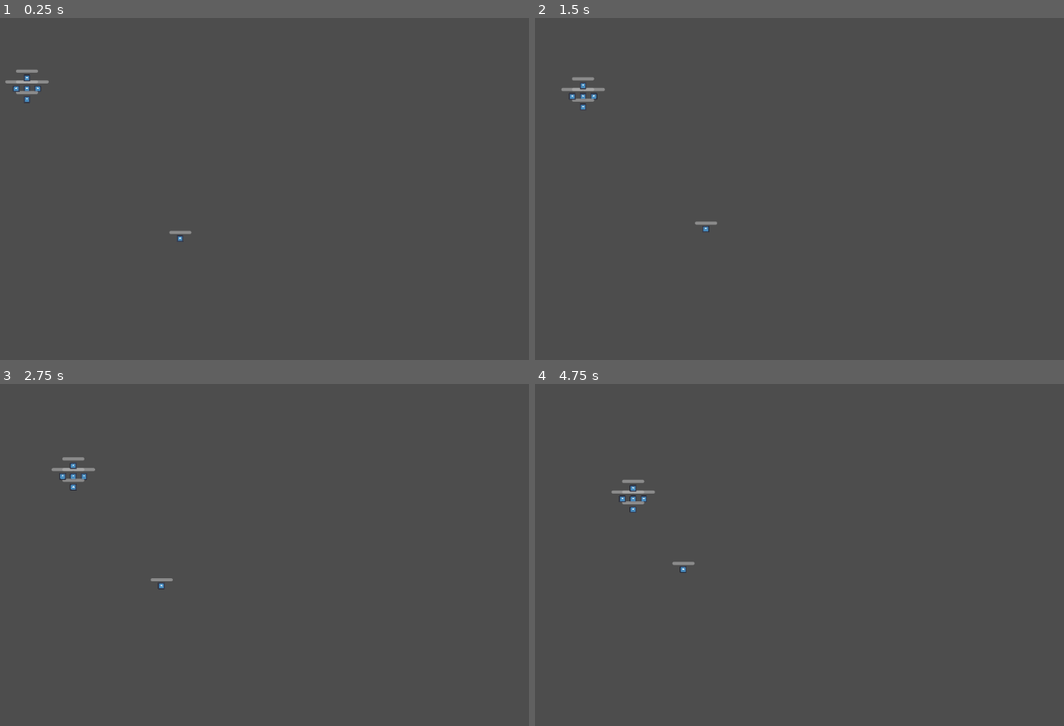
Above: before the commit, frames 1-4 (two rows, left to right).
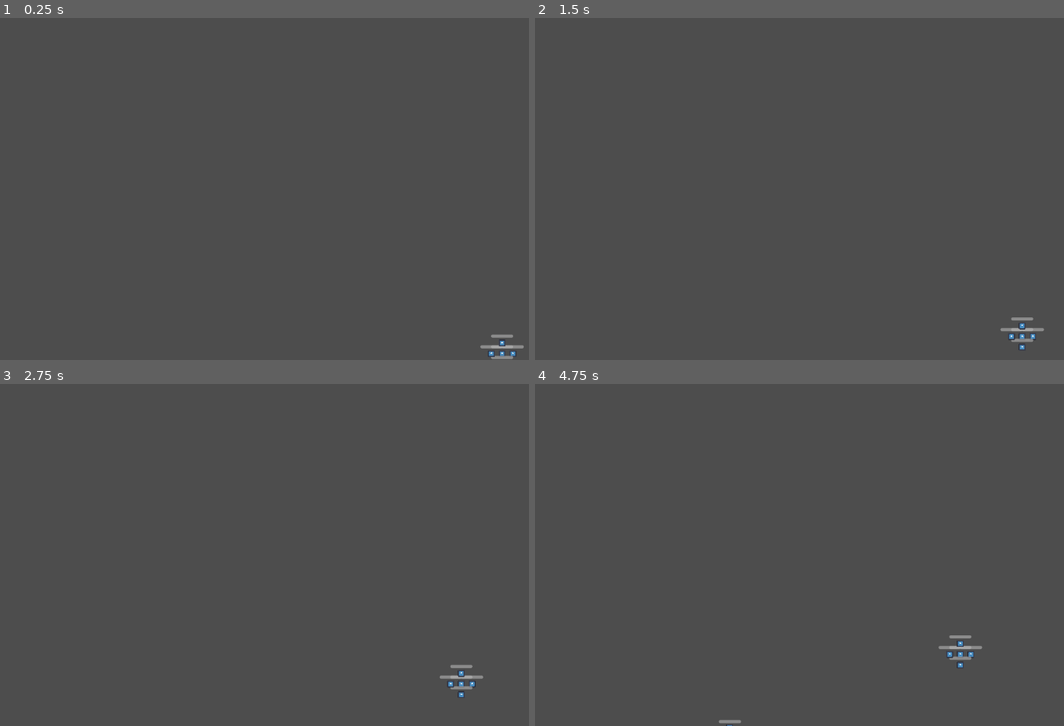
Above: after the commit, the same moments.

Repository: lm98/team-survival
Game: Godot game, scene res://scenes/game.tscn
Two runs of this game, one before a commit and one after it. Both use one fixed random seed, a clock stepped at 60 frames per second and the inputs below. The engine's default icon, where the game draws it, is replaced by a stand-in: a white triangle on a blue panel in a dark square.
Inputs (mouse positions are in pixels of both pictures, inside the frame that each line leads up to):
- Up to frame 1 (0.25 s): no input
- Up to frame 2 (1.5 s): move the mouse to (905, 171) at 0.52 s; click (905, 171) at 0.6 s; move the mouse to (651, 206) at 1.27 s; click (651, 206) at 1.35 s
- Up to frame 3 (2.75 s): move the mouse to (296, 479) at 2.02 s; click (296, 479) at 2.1 s
- Up to frame 4 (4.75 s): move the mouse to (741, 623) at 2.77 s; click (741, 623) at 2.85 s; move the mouse to (952, 606) at 3.52 s; click (952, 606) at 3.6 s; move the mouse to (587, 503) at 4.27 s; click (587, 503) at 4.35 s

The runs differ from the first frame. In frame 1, 0.5% of the frame differs, in the area x 1-99%, y 15-100%; in frame 2, 0.5%; in frame 3, 0.5%; in frame 4, 0.6%, in the area x 14-85%, y 28-100%.

Commit message:
feat: add wave enemy spawner

Diff:
--- a/scenes/enemy.tscn
+++ b/scenes/enemy.tscn
@@ -12,6 +12,7 @@
 [node name="Enemy" type="CharacterBody2D"]
 collision_layer = 5
 script = ExtResource("1_yam6n")
+speed = 50
 
 [node name="Icon" type="Sprite2D" parent="."]
 position = Vector2(-0.6, 0.4)
--- a/scenes/enemy_spawner.tscn
+++ b/scenes/enemy_spawner.tscn
@@ -1,19 +1,24 @@
-[gd_scene load_steps=4 format=3 uid="uid://danomup8bjwpg"]
+[gd_scene load_steps=3 format=3 uid="uid://danomup8bjwpg"]
 
 [ext_resource type="Script" path="res://scripts/enemy_spawner.gd" id="1_55ers"]
-[ext_resource type="Script" path="res://scripts/spawn_info.gd" id="2_yc0yq"]
 
-[sub_resource type="Resource" id="Resource_doyfn"]
-script = ExtResource("2_yc0yq")
-time_start = 0
-time_end = 0
-enemy_number = 0
-spawn_delay = 0
+[sub_resource type="Curve2D" id="Curve2D_h1p7q"]
+_data = {
+"points": PackedVector2Array(0, 0, 0, 0, -12, -24, 0, 0, 0, 0, 1176, -24, 0, 0, 0, 0, 1176, 664, 0, 0, 0, 0, -17, 677, 0, 0, 0, 0, -12, -25)
+}
+point_count = 5
 
 [node name="EnemySpawner" type="Node2D"]
 script = ExtResource("1_55ers")
-spawn_infos = Array[ExtResource("2_yc0yq")]([SubResource("Resource_doyfn")])
 
 [node name="Timer" type="Timer" parent="."]
+autostart = true
+
+[node name="SpawnBorder" type="Path2D" parent="."]
+curve = SubResource("Curve2D_h1p7q")
+
+[node name="SpawnPositionPointer" type="PathFollow2D" parent="SpawnBorder"]
+unique_name_in_owner = true
+position = Vector2(-12, -24)
 
 [connection signal="timeout" from="Timer" to="." method="_on_timer_timeout"]
--- a/scenes/game.tscn
+++ b/scenes/game.tscn
@@ -1,12 +1,24 @@
-[gd_scene load_steps=3 format=3 uid="uid://cg4hkp5e5mkx8"]
+[gd_scene load_steps=6 format=3 uid="uid://cg4hkp5e5mkx8"]
 
 [ext_resource type="PackedScene" uid="uid://dnm0gyvqhxihe" path="res://scenes/player_team.tscn" id="1_n5eul"]
 [ext_resource type="PackedScene" uid="uid://umg8v7j1bp4i" path="res://scenes/enemy.tscn" id="2_60l1a"]
+[ext_resource type="PackedScene" uid="uid://danomup8bjwpg" path="res://scenes/enemy_spawner.tscn" id="3_fpdir"]
+[ext_resource type="Script" path="res://scripts/spawn_info.gd" id="4_k13gr"]
+
+[sub_resource type="Resource" id="Resource_rhfl1"]
+script = ExtResource("4_k13gr")
+time_start = 0
+time_end = 60
+enemy_res = ExtResource("2_60l1a")
+enemy_number = 1
+spawn_delay = 1
 
 [node name="Game" type="Node2D"]
 
 [node name="PlayerTeam" parent="." instance=ExtResource("1_n5eul")]
-position = Vector2(89, 67)
+position = Vector2(539, 318)
 
-[node name="Enemy" parent="." instance=ExtResource("2_60l1a")]
-position = Vector2(472, 421)
+[node name="EnemySpawner" parent="." instance=ExtResource("3_fpdir")]
+spawn_infos = Array[ExtResource("4_k13gr")]([SubResource("Resource_rhfl1")])
+
+[editable path="EnemySpawner"]
--- a/scripts/enemy_spawner.gd
+++ b/scripts/enemy_spawner.gd
@@ -1,6 +1,7 @@
 extends Node2D
 
 @export var spawn_infos: Array[SpawnInfo] = []
+@onready var spawn_position_pointer = %SpawnPositionPointer
 var time = 0
 
 func _on_timer_timeout():
@@ -13,10 +14,12 @@
 				si.spawn_delay_counter = 0
 				var count = 0
 				while count < si.enemy_number:
+					print("Spawning Enemy")
 					var enemy = si.enemy_res.instantiate()
 					enemy.global_position = get_random_position()
 					add_child(enemy)
 					count += 1
 
 func get_random_position() -> Vector2:
-	return Vector2.ZERO
+	spawn_position_pointer.progress_ratio = randf()
+	return spawn_position_pointer.global_position
